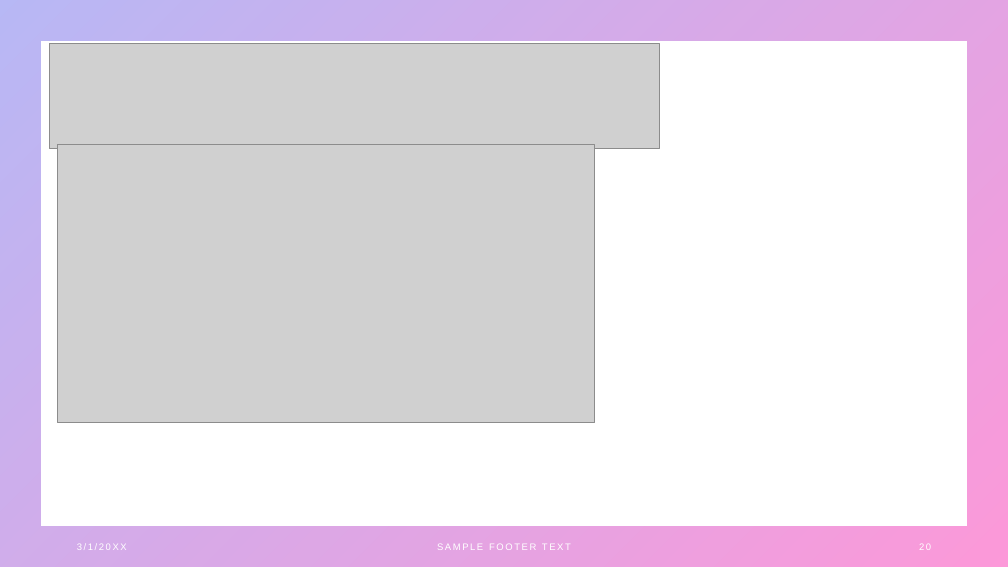
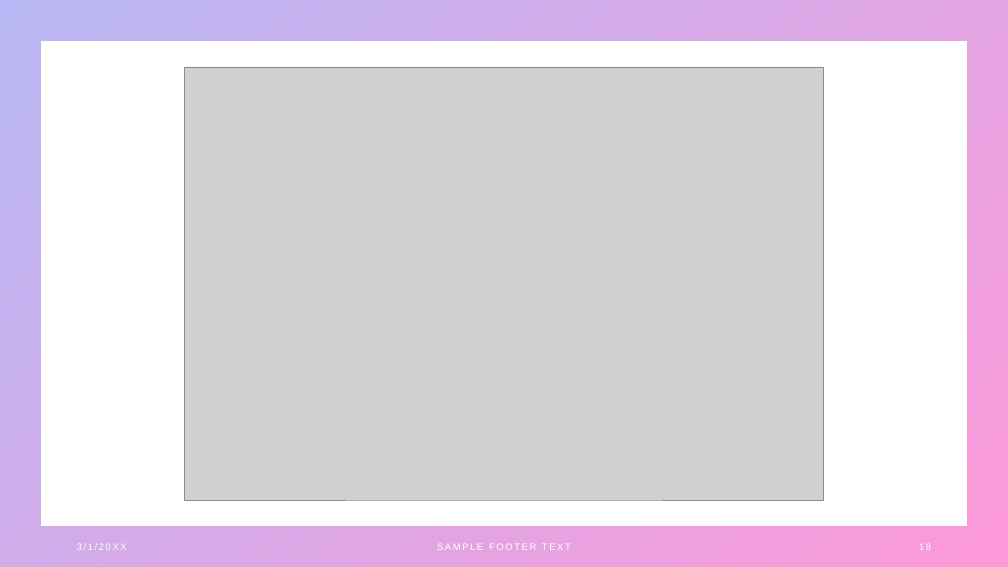
Before and after one commit to futureappdevelopers22/03-12-22-workshop1, a slide deck: slide 18 of PPTS/Modern JavaScript Tutorial-14-12-2022.pptx (slide 20 before the commit). Drawn at 1008x567 pixels with LibreOffice and Linux fonts; fonts in the diff are those of the drawing; grey boxes stand for pictures. Boxes give left, top, right and bottom in pixels: in the first picture for what was removed or moved away, otherwise in the second. Text is boxed around its words. In the diff, an @@ line names an element or a change of style, - is before the commit and + after.

```diff
--- a/PPTS/Modern JavaScript Tutorial-14-12-2022.pptx
+++ b/PPTS/Modern JavaScript Tutorial-14-12-2022.pptx
@@ picture removed at <box>49,43,659,149</box> @@
@@ picture added at <box>185,67,824,501</box> @@
@@ picture removed at <box>57,144,594,423</box> @@
@@ page number at <box>919,543,931,550</box>: text changed @@
-20
+18
```
Also in this commit, not shown: 25 other slides changed, 1 slide added, 9 slides removed.
